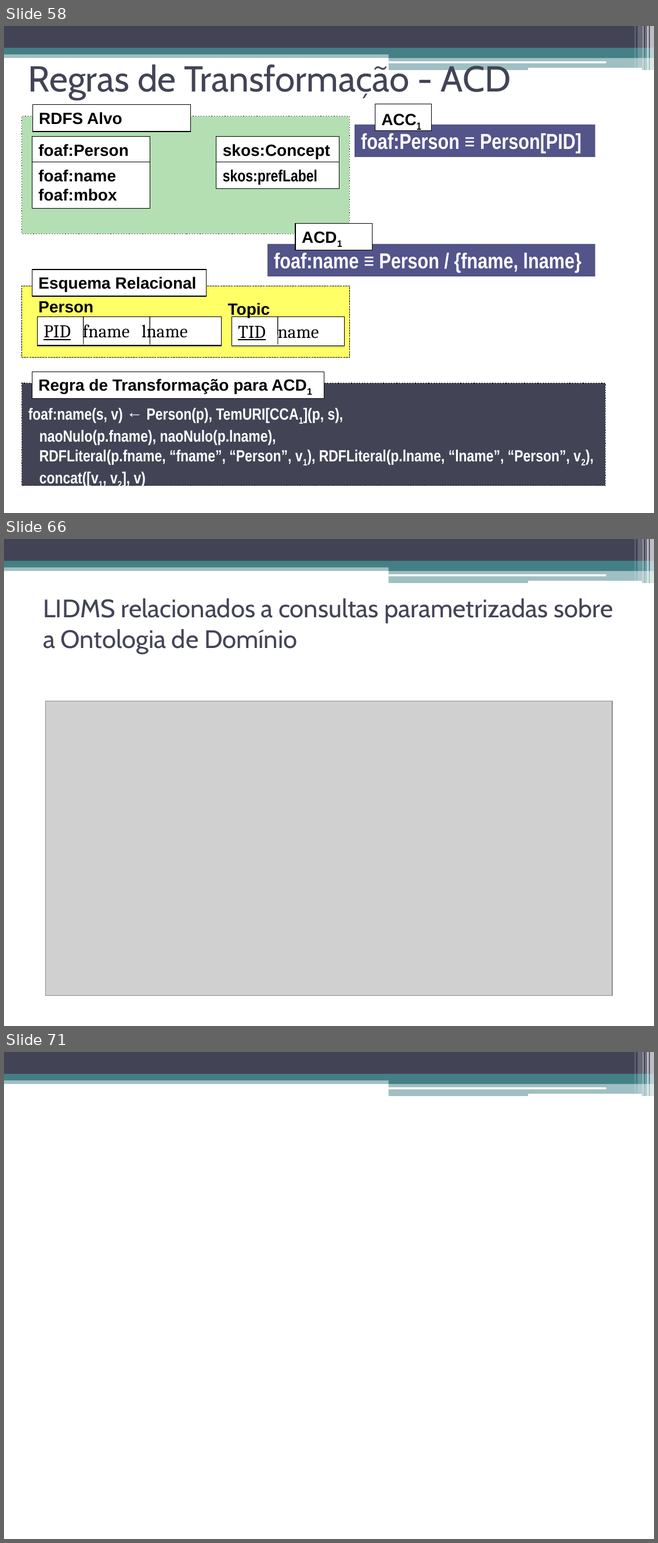
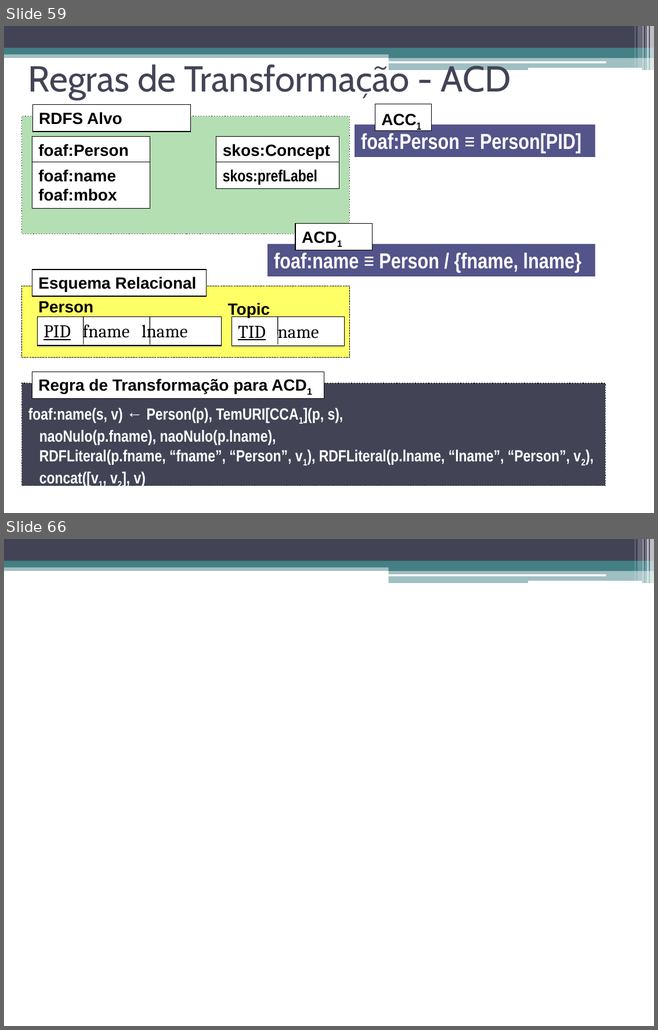
Before and after one commit to luiseufrasio/mestrado-ufc-eufrasio, a slide deck: dissertação/dissertacao_eufrasio-slides.pptx. Shown one above the other, each under a label of ours: slides 58, 66 and 71 before the commit, slides 59 and 66 after it; the slides between them are not shown. The pictures are 658x1543 and 658x1030 pixels, drawn with LibreOffice and Linux fonts; fonts in the diff are those of the drawing; grey boxes stand for pictures. Boxes give left, top, right and bottom in pixels: in the first picture for what was removed or moved away, otherwise in the second. Text is boxed around its words. In the diff, an @@ line names an element or a change of style, - is before the commit and + after.

```diff
--- a/dissertação/dissertacao_eufrasio-slides.pptx
+++ b/dissertação/dissertacao_eufrasio-slides.pptx
@@ slide 66 removed at bbox=[4, 539, 654, 1026], background #FFFFFF; not listed: 13 template elements that a slide beside it also shows @@
@@ title removed at bbox=[43, 598, 613, 654] @@
-LIDMS relacionados a consultas parametrizadas sobre a Ontologia de Domínio
@@ picture removed at bbox=[46, 701, 612, 995] @@
@@ what was slide 58 is now slide 59 @@
@@ what was slide 71 is now slide 66 @@
```
Also in this commit, not shown: 5 slides changed, 6 slides added, 10 other slides removed, 1 other file.
